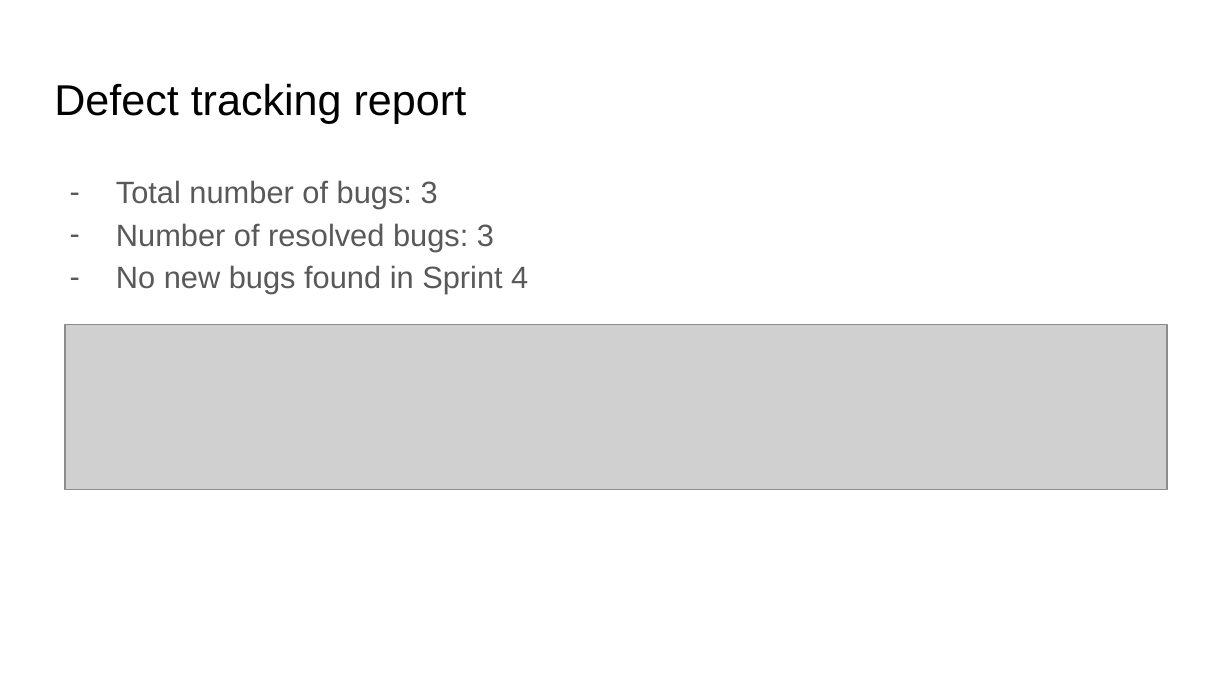
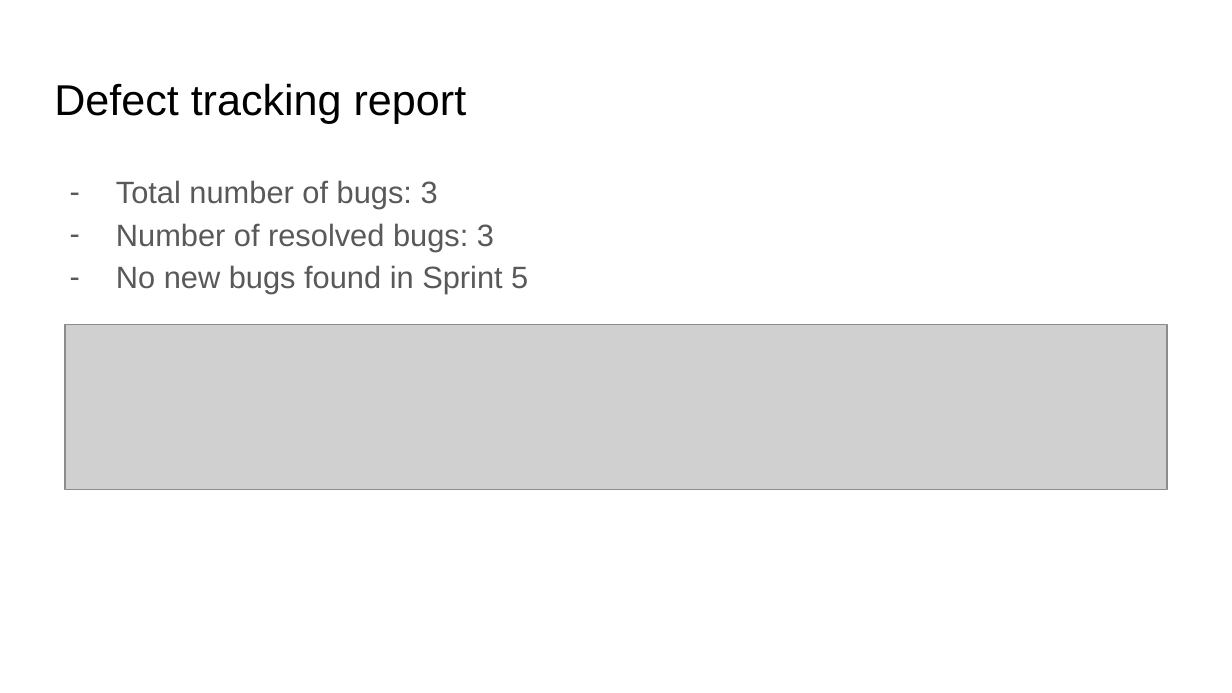
Before and after one commit to SOEN-390-Mini-Cap/CovidTracker, a slide deck: slide 9 of docs/Sprint 5 report/Sprint 5 presentation.pptx. Drawn at 1232x693 pixels with LibreOffice and Linux fonts; fonts in the diff are those of the drawing; grey boxes stand for pictures. Boxes give left, top, right and bottom in pixels: in the first picture for what was removed or moved away, otherwise in the second. Text is boxed around its words. In the diff, an @@ line names an element or a change of style, - is before the commit and + after.

Commit message:
COV-000: update sprint 5 ppt (#112)

```diff
--- a/docs/Sprint 5 report/Sprint 5 presentation.pptx
+++ b/docs/Sprint 5 report/Sprint 5 presentation.pptx
@@ text at [116, 265, 528, 294]: text changed @@
-– No new bugs found in Sprint 4
+– No new bugs found in Sprint 5
```
Also in this commit, not shown: 11 other slides changed, 10 slides removed.
